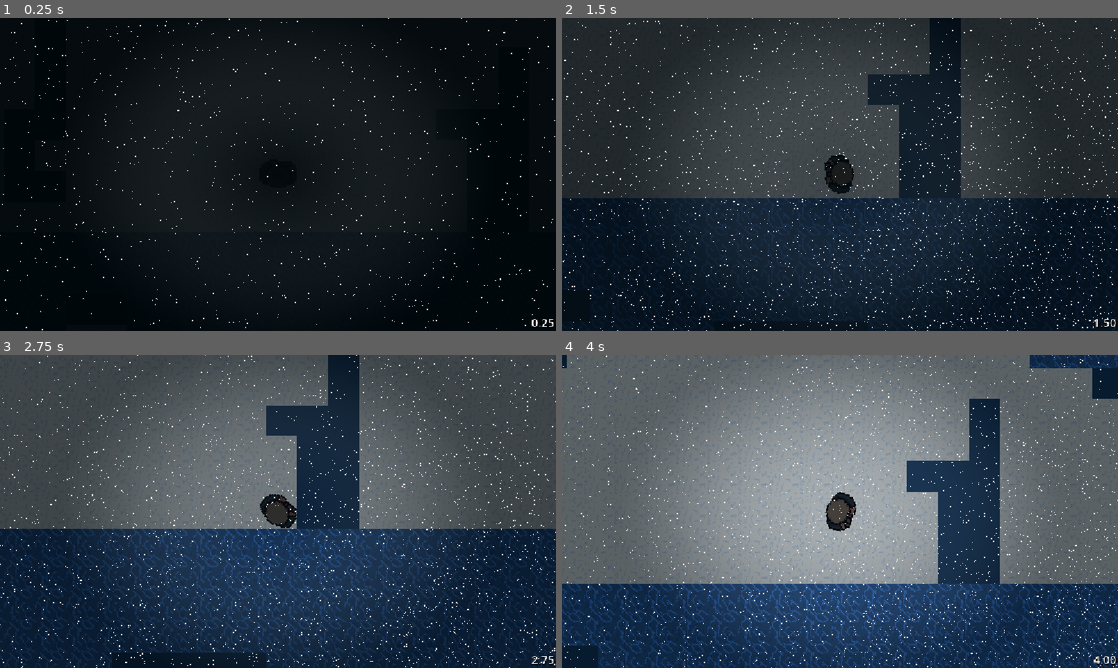
Above: before the commit, frames 1-4 (two rows, left to right).
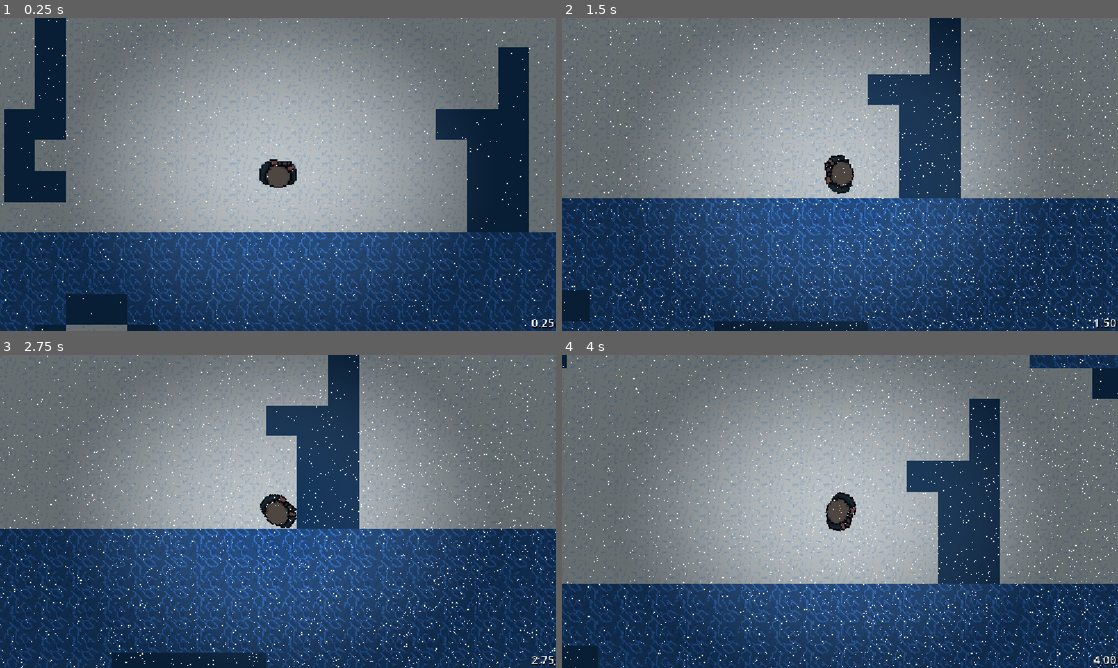
Above: after the commit, the same moments.

Repository: GaryBr007/A-Deo-Missus
Game: Godot game, scene res://cenas/fases/antartica.tscn
Two runs of this game, one before a commit and one after it. Both use one fixed random seed, a clock stepped at 60 frames per second and the inputs below. This scene is started directly instead of the project's main scene.
Inputs (mouse positions are in pixels of both pictures, inside the frame that each line leads up to):
- Up to frame 1 (0.25 s): no input
- Up to frame 2 (1.5 s): move the mouse to (962, 158) at 0.52 s; hold D (ui_right) 0.53-1.28 s; move the mouse to (728, 190) at 1.27 s; hold S (ui_down) from 1.28 s (still down)
- Up to frame 3 (2.75 s): move the mouse to (333, 442) at 2.02 s; release S (ui_down) at 2.03 s; hold D (ui_right) from 2.03 s (still down)
- Up to frame 4 (4 s): move the mouse to (812, 574) at 2.77 s; release D (ui_right) at 2.78 s; hold W (ui_up) 2.78-3.53 s; move the mouse to (1006, 558) at 3.52 s; hold A (ui_left) from 3.53 s (still down)

The runs differ from the first frame. In frame 1, 99% of the frame differs, in the area x 0-100%, y 0-100%; in frame 2, 98%; in frame 3, 93%; in frame 4, less than 0.1%.

Commit message:
ipuupidsh

Diff:
--- a/A Deo Missus 2D Alpha/cenas/fases/antartica.tscn
+++ b/A Deo Missus 2D Alpha/cenas/fases/antartica.tscn
@@ -188,12 +188,12 @@
 stream = ExtResource("10_ttibt")
 volume_db = 1.677
 pitch_scale = 1.27
-autoplay = true
 max_distance = 666.0
 attenuation = 2.1435473
 parameters/looping = true
 
 [node name="GPUParticles2D" type="GPUParticles2D" parent="Entrada" unique_id=1933045356]
+visible = false
 scale = Vector2(0.5095506, 0.49698278)
 amount = 40
 lifetime = 0.54
@@ -220,6 +220,7 @@
 offset_bottom = 648.0
 
 [node name="Fadein" type="ColorRect" parent="." unique_id=1248279512]
+visible = false
 z_index = 4
 offset_left = 2590.0
 offset_right = 4556.0
--- a/A Deo Missus 2D Alpha/cenas/menus/comojoga.tscn
+++ b/A Deo Missus 2D Alpha/cenas/menus/comojoga.tscn
@@ -257,7 +257,7 @@
 
 [node name="AudioStreamPlayer2D3" type="AudioStreamPlayer2D" parent="Guitarra" unique_id=759591684]
 stream = ExtResource("10_rg7bt")
-volume_db = -16.624
+volume_db = -9.871
 pitch_scale = 1.02
 autoplay = true
 max_distance = 319.0
--- a/A Deo Missus 2D Alpha/scripts/misc/baixo.gd
+++ b/A Deo Missus 2D Alpha/scripts/misc/baixo.gd
@@ -4,5 +4,5 @@
 func _on_body_entered(body: Node2D) -> void:
 	if body.is_in_group("Player"):
 		Global.itens2.append("Baixo")
+		$"../Grab".play()
 		queue_free()
-		$"../Grab".play()
--- a/A Deo Missus 2D Alpha/scripts/misc/bateria.gd
+++ b/A Deo Missus 2D Alpha/scripts/misc/bateria.gd
@@ -4,5 +4,5 @@
 func _on_body_entered(body: Node2D) -> void:
 	if body.is_in_group("Player"):
 		Global.itens2.append("Bateria")
+		$"../Grab".play()
 		queue_free()
-		$"../Grab".play()
--- a/A Deo Missus 2D Alpha/scripts/misc/entrada.gd
+++ b/A Deo Missus 2D Alpha/scripts/misc/entrada.gd
@@ -1,11 +1,14 @@
 extends Area2D
 
+var somdoinferno = false
+
+
 func _process(_delta: float) -> void:
-	if len(Global.itens) >= 1:
+	if len(Global.itens) >= 1 and monitorable == false:
 		visible = true
 		monitoring = true
 		monitorable = true
-
+		$AudioStreamPlayer2D3.play()
 func _on_body_entered(body: Node2D) -> void:
 	if body.is_in_group("Player"):
 		get_tree().change_scene_to_file("res://cenas/fases/cenaro.tscn")
--- a/A Deo Missus 2D Alpha/scripts/misc/guitarra.gd
+++ b/A Deo Missus 2D Alpha/scripts/misc/guitarra.gd
@@ -4,5 +4,5 @@
 func _on_body_entered(body: Node2D) -> void:
 	if body.is_in_group("Player"):
 		Global.itens2.append("Cruxifixo")
+		$"../Grab".play()
 		queue_free()
-		$"../Grab".play()
--- a/A Deo Missus 2D Alpha/scripts/misc/mapa.gd
+++ b/A Deo Missus 2D Alpha/scripts/misc/mapa.gd
@@ -4,5 +4,5 @@
 func _on_body_entered(body: Node2D) -> void:
 	if body.is_in_group("Player"):
 		Global.itens.append("Mapa")
+		$"../Grab".play()
 		queue_free()
-		$"../Grab".play()
--- a/A Deo Missus 2D Alpha/scripts/misc/microfone.gd
+++ b/A Deo Missus 2D Alpha/scripts/misc/microfone.gd
@@ -4,5 +4,5 @@
 func _on_body_entered(body: Node2D) -> void:
 	if body.is_in_group("Player"):
 		Global.itens2.append("Microfone")
+		$"../Grab".play()
 		queue_free()
-		$"../Grab".play()
